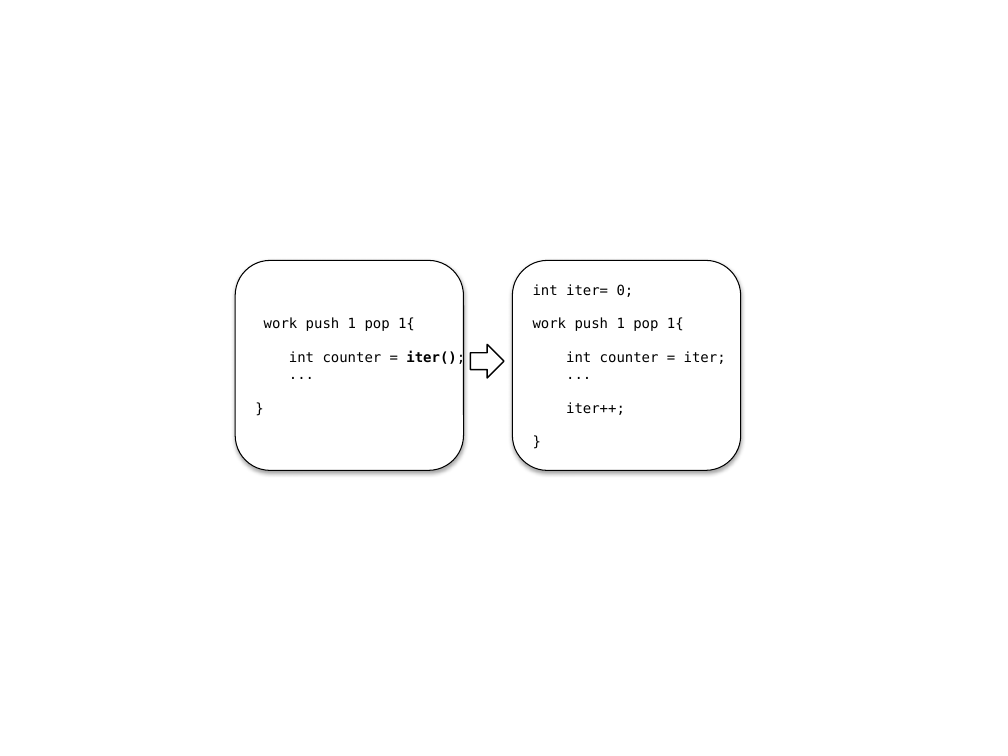
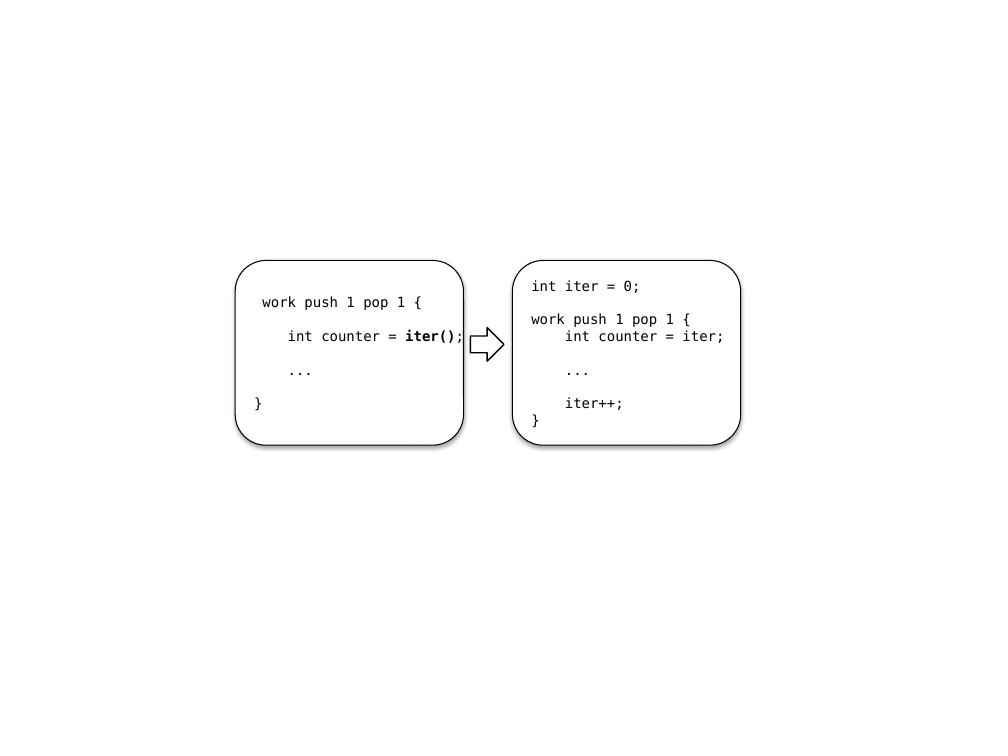
Before and after one commit to rrnewton/StreamIt, a slide deck: slide 5 of streams/docs/induction-state-2012/figures/fission-induction.pptx. Drawn at 1008x756 pixels with LibreOffice and Linux fonts; fonts in the diff are those of the drawing. Boxes give left, top, right and bottom in pixels: in the first picture for what was removed or moved away, otherwise in the second. Text is boxed around its words. In the diff, an @@ line names an element or a change of style, - is before the commit and + after.

```diff
--- a/streams/docs/induction-state-2012/figures/fission-induction.pptx
+++ b/streams/docs/induction-state-2012/figures/fission-induction.pptx
@@ rounded rectangle "work push 1 pop 1 ...": place and size @@
-rounded rectangle "work push 1 pop 1 ..." at [235,260,464,470]
+rounded rectangle "work push 1 pop 1 ..." at [235,260,464,445]
@@ rounded rectangle "int iter = 0;": place and size @@
-rounded rectangle "int iter = 0;" at [512,260,741,470]
+rounded rectangle "int iter = 0;" at [512,260,741,445]
@@ text in rounded rectangle at [262,296,405,310]: spaces changed @@
-work push 1 pop 1{
+work push 1 pop 1 {
@@ text in rounded rectangle at [531,280,674,327]: spaces changed @@
-int iter= 0;
-work push 1 pop 1{
+int iter = 0;
+work push 1 pop 1 {
@@ right arrow: place and size @@
-right arrow at [471,345,504,378]
+right arrow at [471,328,504,361]
```
Also in this commit, not shown: 1 other slide changed, 5 other files.
